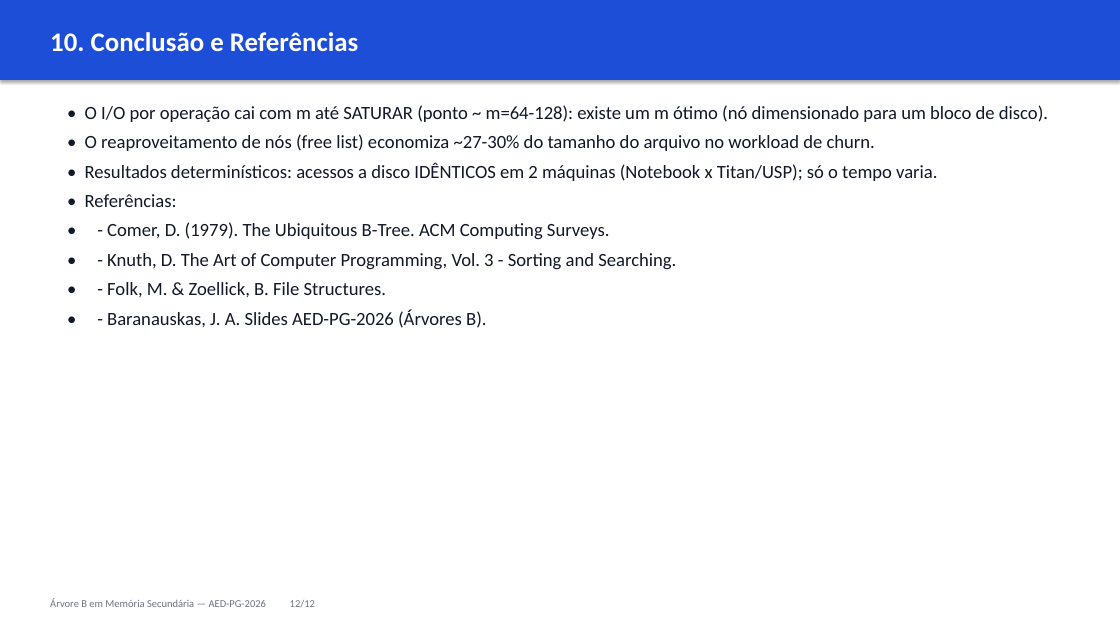
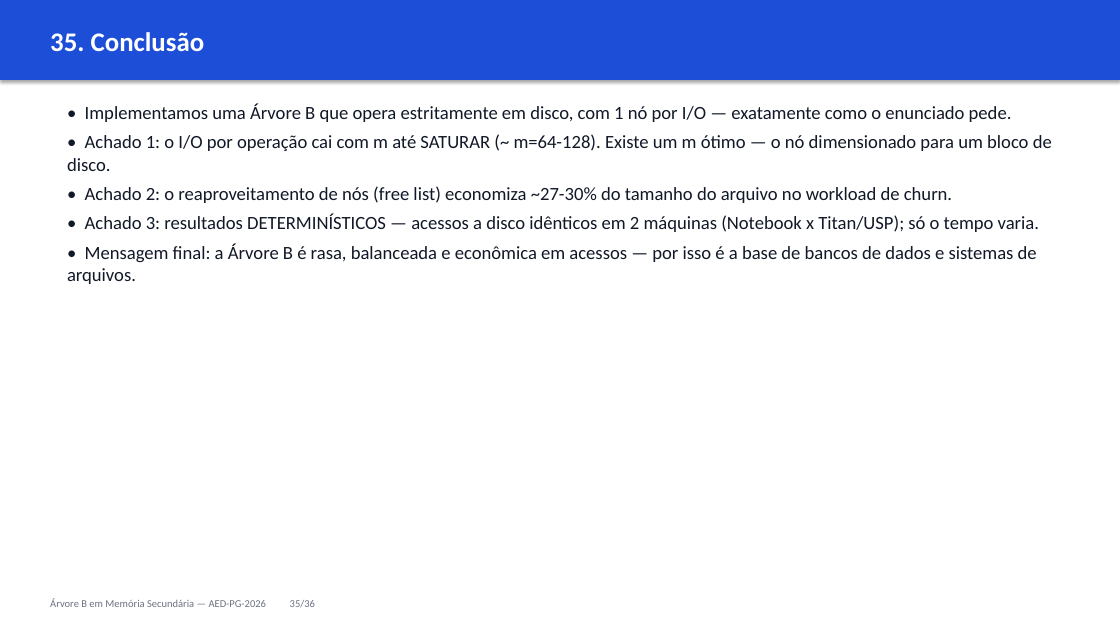
Before and after one commit to cassiotakarada/btree, a slide deck: slide 35 of apresentacao/APRESENTACAO.pptx (slide 12 before the commit). Drawn at 1120x630 pixels with LibreOffice and Linux fonts; fonts in the diff are those of the drawing. Boxes give left, top, right and bottom in pixels: in the first picture for what was removed or moved away, otherwise in the second. Text is boxed around its words. In the diff, an @@ line names an element or a change of style, - is before the commit and + after.

Commit message:
feat: apresentação de 36 slides, GIFs da demo e slide do union
- Expande o deck de 21 para 36 slides (alvo 40-60 min, ~1-1:30/slide)
- Novos slides: contexto acessível, anatomia do nó, layout do arquivo,
  DiskManager, busca/inserção/remoção separadas, metodologia, altura vs m,
  escala N, comparação Notebook x Titan (wall/CPU/determinismo/escala),
  union no header, ferramentas (Claude como apoio), conclusão/referências
- build_gif.py: GIFs reais (make -> menu -> grafo) para m=3 e m=5 (Pillow)
- Diagramas próprios (anatomia do nó e layout do arquivo) via matplotlib
- Roteiro reescrito para 36 slides / 40-60 min

```diff
--- a/apresentacao/APRESENTACAO.pptx
+++ b/apresentacao/APRESENTACAO.pptx
@@ text at [50, 32, 205, 51]: text changed @@
-10. Conclusão e Referências
+35. Conclusão
@@ text at [67, 104, 1052, 284]: text changed @@
-• O I/O por operação cai com m até SATURAR (ponto ~ m=64-128): existe um m ótimo (nó dimensionado para um bloco de disco).
-• O reaproveitamento de nós (free list) economiza ~27-30% do tamanho do arquivo no workload de churn.
-• Resultados determinísticos: acessos a disco IDÊNTICOS em 2 máquinas (Notebook x Titan/USP); só o tempo varia.
-• Referências:
-• - Comer, D. (1979). The Ubiquitous B-Tree. ACM Computing Surveys.
-• - Knuth, D. The Art of Computer Programming, Vol. 3 - Sorting and Searching.
-• - Folk, M. & Zoellick, B. File Structures.
-• - Baranauskas, J. A. Slides AED-PG-2026 (Árvores B).
+• Implementamos uma Árvore B que opera estritamente em disco, com 1 nó por I/O — exatamente como o enunciado pede.
+• Achado 1: o I/O por operação cai com m até SATURAR (~ m=64-128). Existe um m ótimo — o nó dimensionado para um bloco de disco.
+• Achado 2: o reaproveitamento de nós (free list) economiza ~27-30% do tamanho do arquivo no workload de churn.
+• Achado 3: resultados DETERMINÍSTICOS — acessos a disco idênticos em 2 máquinas (Notebook x Titan/USP); só o tempo varia.
+• Mensagem final: a Árvore B é rasa, balanceada e econômica em acessos — por isso é a base de bancos de dados e sistemas de arquivos.
@@ text at [50, 599, 315, 608]: text changed @@
-Árvore B em Memória Secundária — AED-PG-2026 12/12
+Árvore B em Memória Secundária — AED-PG-2026 35/36
```
Also in this commit, not shown: 10 other slides changed, 24 slides added, 25 other files.
